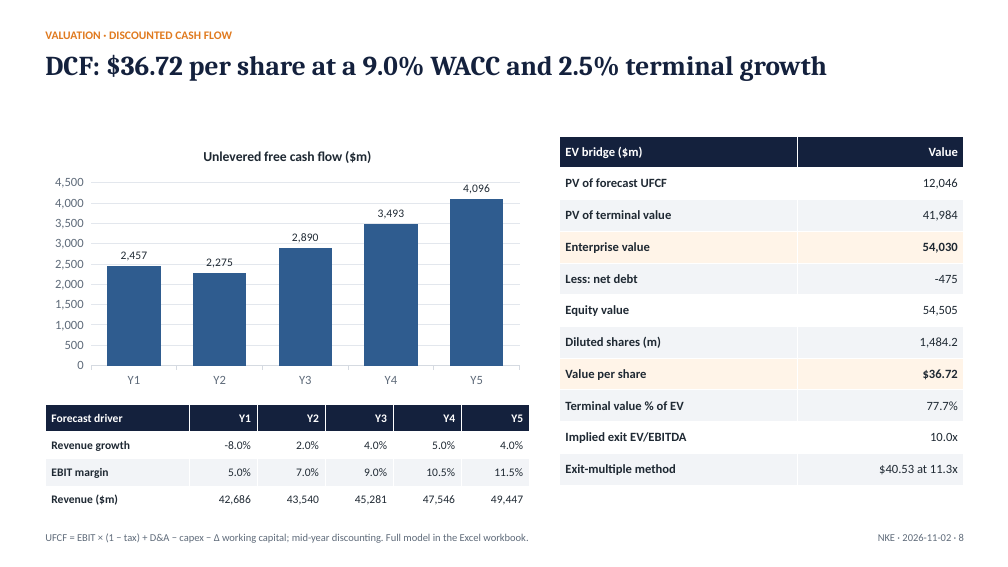
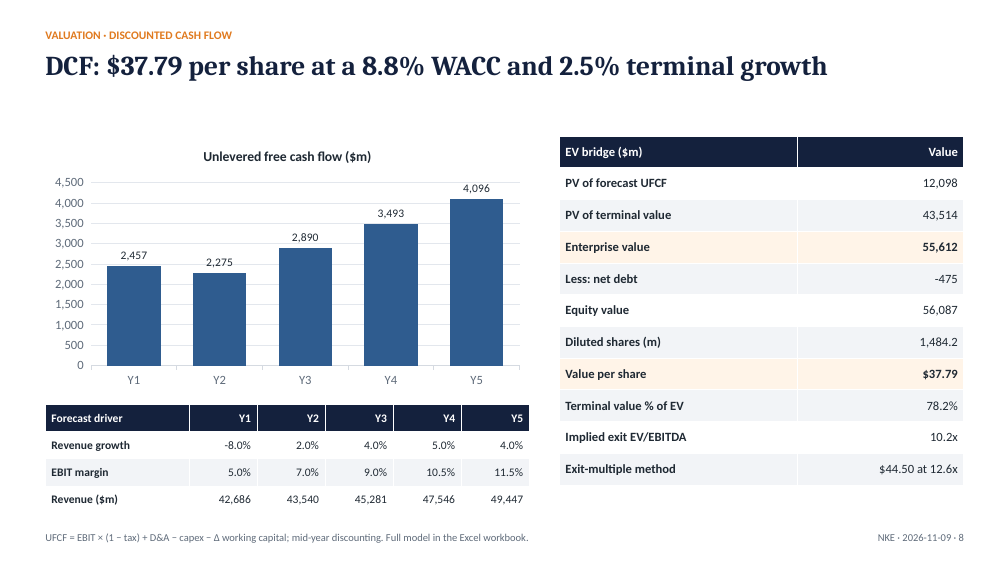
Before and after one commit to Abhishek10-r/ticker-to-thesis, a slide deck: slide 8 of examples/nike/latest/NKE_pitch_deck.pptx. Drawn at 1008x567 pixels with LibreOffice and Linux fonts; fonts in the diff are those of the drawing. Boxes give left, top, right and bottom in pixels: in the first picture for what was removed or moved away, otherwise in the second. Text is boxed around its words. In the diff, an @@ line names an element or a change of style, - is before the commit and + after.

```diff
--- a/examples/nike/latest/NKE_pitch_deck.pptx
+++ b/examples/nike/latest/NKE_pitch_deck.pptx
@@ text at (45, 54, 827, 81): text changed @@
-DCF: $36.72 per share at a 9.0% WACC and 2.5% terminal growth
+DCF: $37.79 per share at a 8.8% WACC and 2.5% terminal growth
@@ table at (560, 136, 964, 485) @@
-row 2, column 2: 12,046
+row 2, column 2: 12,098
-row 3, column 2: 41,984
+row 3, column 2: 43,514
-row 4, column 2: 54,030
+row 4, column 2: 55,612
-row 6, column 2: 54,505
+row 6, column 2: 56,087
-row 8, column 2: $36.72
+row 8, column 2: $37.79
-row 9, column 2: 77.7%
+row 9, column 2: 78.2%
-row 10, column 2: 10.0x
+row 10, column 2: 10.2x
-row 11, column 2: $40.53 at 11.3x
+row 11, column 2: $44.50 at 12.6x
@@ text at (878, 534, 964, 541): text changed @@
-NKE · 2026-11-02 · 8
+NKE · 2026-11-09 · 8
```
Also in this commit, not shown: 14 other slides changed, 4 other files.
